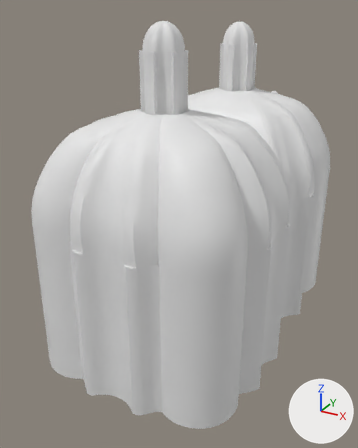
The glTF model models/grammar/grammar_20.glb: old version first, new version second.
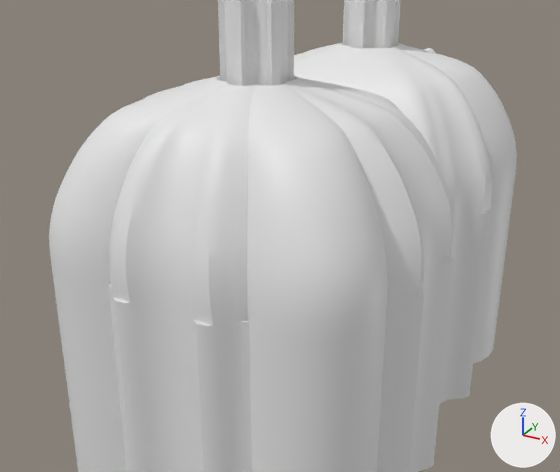
The first picture shows the older version from a 50 mm lens placed at (1.87, -4.32, 2.79), pointed at (-0.28, -0.41, 0.84). The close-ups show the older and then the newer version on the part from 0% to 100% of the width and 13% to 81% of the height of that picture. Only the edits that show in the close-ups are written down. The axes (+X, +Y, +Z) are drawn at lower right. The lights are the same throughout. Where no turn or scale is listed for an object, it has been applied to the vertices.

In view in the first close-up: 'lantern_0', 'lantern_1', 'lantern_col', 'vault_0', 'vault_1', 'walls'.
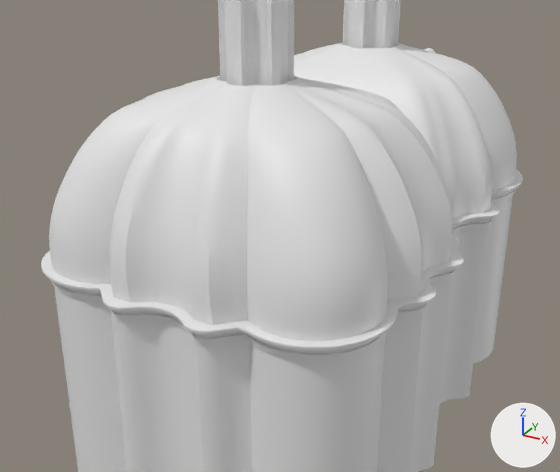
The newer file is also rescaled (x0.976), turned or shifted as a whole; pictures and numbers use the older file's frame.

Patch to the scene script:
```diff
--- a/models/grammar/grammar_20.glb.py
+++ b/models/grammar/grammar_20.glb.py
@@ me_cornice_out @@
+me_cornice_out.from_pydata(...)  # 2880 vertices, 5760 faces; spans x -0.98..0.98, y -2.05..2.05, z 1.17..1.24
@@ ob_cornice_out @@
+ob_cornice_out = bpy.data.objects.new('cornice_out', me_cornice_out)
+ob_cornice_out.location = (-0.001, -0.002, 0.0)
```

Where the change shows, as pixel boxes [x1, y1, x2, y2] in the close-ups (560 x 472 px):
'cornice_out', added: after [41, 170, 523, 360]
